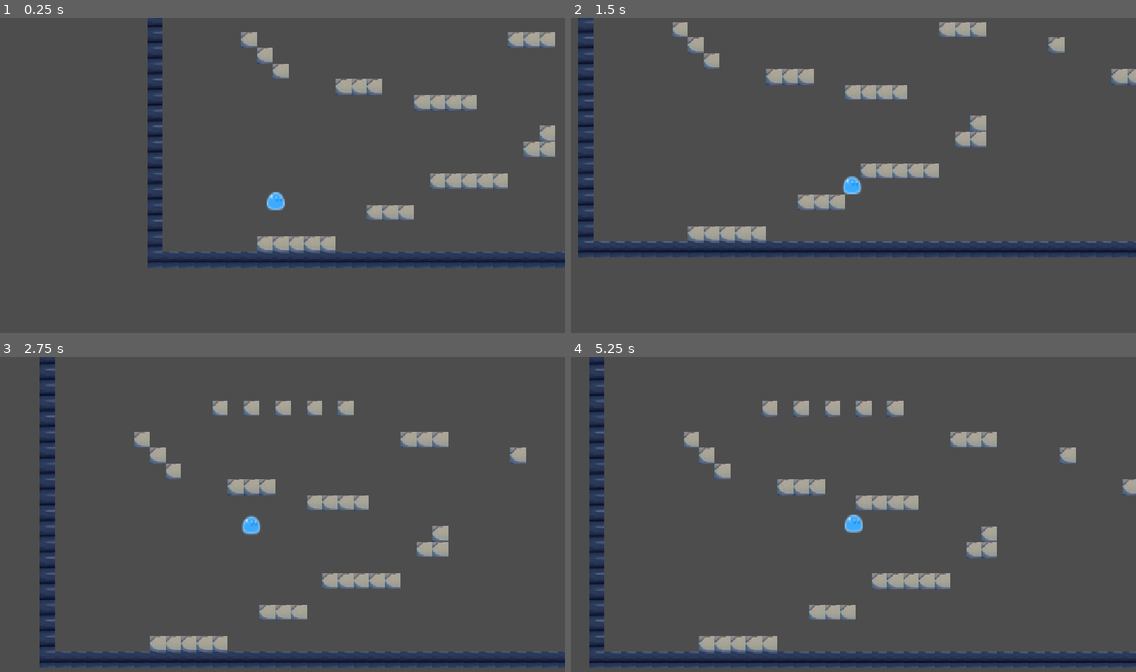
Above: before the commit, frames 1-4 (two rows, left to right).
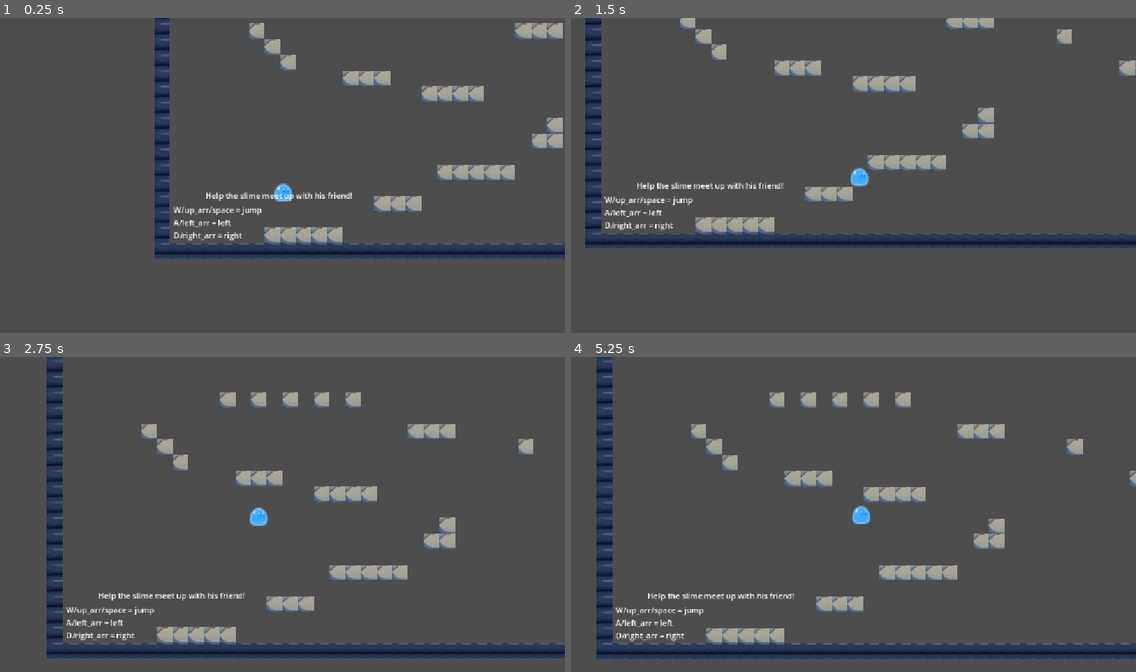
Above: after the commit, the same moments.

Repository: jolly-wright/slime-jump
Game: Godot game, scene res://main.tscn
The game is run twice, just before and just after one commit, with the same random seed, the same clock (stepped at 60 frames per second) and the same inputs.
Inputs (mouse positions are in pixels of both pictures, inside the frame that each line leads up to):
- Up to frame 1 (0.25 s): no input
- Up to frame 2 (1.5 s): tap Enter at 0.5 s; move the mouse to (977, 159) at 0.52 s; hold D (right) from 0.53 s (still down); tap W (jump) at 0.6, 0.77, 1.07 s; click (977, 159) at 0.67 s; move the mouse to (740, 191) at 1.27 s; tap Alt at 1.35 s
- Up to frame 3 (2.75 s): tap W (jump) at 1.52, 1.55, 1.82, 2.3 s; move the mouse to (339, 445) at 2.02 s; release D (right) at 2.03 s; hold A (left) from 2.03 s (still down); tap Shift at 2.1 s
- Up to frame 4 (5.25 s): move the mouse to (825, 580) at 2.77 s; release A (left) at 2.78 s; hold D (right) 2.78-4.28 s; tap W (jump) at 2.85, 3.02, 3.32, 3.77, 3.8, 4.07, 4.52, 4.55, 4.82, 5.1 s; click (825, 580) at 2.92 s; move the mouse to (1023, 564) at 3.52 s; tap Alt at 3.6 s; move the mouse to (684, 467) at 4.27 s; hold A (left) 4.28-5.03 s; tap Shift at 4.35 s; move the mouse to (881, 514) at 5.02 s; hold D (right) from 5.03 s (still down); click (881, 514) at 5.17 s

The runs differ from the first frame. In frame 1, 14% of the frame differs, in the area x 26-100%, y 0-80%; in frame 2, 15%; in frame 3, 17%; in frame 4, 17%, in the area x 3-100%, y 0-99%.

Commit message:
basic game completion

Diff:
--- /dev/null
+++ b/goal.gd
@@ -0,0 +1,33 @@
+
+extends Area2D
+
+var game_finished := false
+
+@onready var victory_screen: Control = \
+	$"../VictoryUI/VictoryScreen"
+
+@onready var replay_button: Button = \
+	$"../VictoryUI/VictoryScreen/CenterContainer/Panel/Content/ReplayButton"
+
+
+func _ready() -> void:
+	victory_screen.hide()
+	victory_screen.process_mode = Node.PROCESS_MODE_ALWAYS
+
+	body_entered.connect(_on_body_entered)
+	replay_button.pressed.connect(_on_replay_pressed)
+
+
+func _on_body_entered(body: Node2D) -> void:
+	if game_finished:
+		return
+
+	if body.name == "Player":
+		game_finished = true
+		victory_screen.show()
+		get_tree().paused = true
+
+
+func _on_replay_pressed() -> void:
+	get_tree().paused = false
+	get_tree().reload_current_scene()
--- a/main.tscn
+++ b/main.tscn
@@ -3,6 +3,7 @@
 [ext_resource type="Script" uid="uid://db6mpctuexonj" path="res://player.gd" id="1_h2yge"]
 [ext_resource type="Texture2D" uid="uid://6mvd4h3xmbuu" path="res://slime.svg" id="2_h2yge"]
 [ext_resource type="Texture2D" uid="uid://bg1csxvbdmcub" path="res://top-view-stone.jpg" id="3_lquwl"]
+[ext_resource type="Script" uid="uid://dnf8u61lepwuv" path="res://goal.gd" id="4_1bvp3"]
 
 [sub_resource type="RectangleShape2D" id="RectangleShape2D_hm4u0"]
 size = Vector2(35.625, 38)
@@ -118,6 +119,9 @@
 physics_layer_0/collision_layer = 1
 sources/0 = SubResource("TileSetAtlasSource_7mycd")
 
+[sub_resource type="RectangleShape2D" id="RectangleShape2D_5wjf5"]
+size = Vector2(127.5, 34)
+
 [node name="Main" type="Node" unique_id=456399379]
 
 [node name="Player" type="CharacterBody2D" parent="." unique_id=884003838]
@@ -133,11 +137,78 @@
 shape = SubResource("RectangleShape2D_hm4u0")
 
 [node name="Camera2D" type="Camera2D" parent="Player" unique_id=822773493]
-position = Vector2(116, 430)
+position = Vector2(101, 447)
 position_smoothing_enabled = true
 position_smoothing_speed = 7.0
 
 [node name="TileMapLayer" type="TileMapLayer" parent="." unique_id=895981220]
 scale = Vector2(2, 2)
-tile_map_data = PackedByteArray("AAACABIAAAABAAEAAAADABIAAAA …(2699 unchanged characters)… AAAAABAAEAAAAiABAAAAABAAEAAAAhAA4AAAABAAEAAAAiAA4AAAABAAEAAAAjAA4AAAABAAEAAAAjAA0AAAAGAAYAAAAjAAwAAAAGAAYAAAAiAAwAAAAGAAYAAAAiAA0AAAAGAAYAAAA=")
+tile_map_data = PackedByteArray("AAACABIAAAABAAEAAAADABIAAAA …(2699 unchanged characters)… AAAAABAAEAAAAiABAAAAABAAEAAAAhAA4AAAABAAIAAAAiAA4AAAABAAIAAAAjAA4AAAABAAIAAAAhAA0AAAABAAIAAAAhAAwAAAABAAIAAAAhAAsAAAABAAIAAAAhAAoAAAABAAIAAAAkAA4AAAABAAIAAAAlAA4AAAABAAIAAAA=")
 tile_set = SubResource("TileSet_03x73")
+
+[node name="Goal" type="Area2D" parent="." unique_id=458537372]
+position = Vector2(1120, 418)
+script = ExtResource("4_1bvp3")
+
+[node name="CollisionShape2D" type="CollisionShape2D" parent="Goal" unique_id=1152691689]
+position = Vector2(32.25, 13)
+shape = SubResource("RectangleShape2D_5wjf5")
+
+[node name="Sprite2D" type="Sprite2D" parent="Goal" unique_id=1891346616]
+position = Vector2(1, 6)
+scale = Vector2(2.563, 3.25)
+texture = ExtResource("2_h2yge")
+
+[node name="VictoryUI" type="CanvasLayer" parent="." unique_id=1803926097]
+
+[node name="VictoryScreen" type="Control" parent="VictoryUI" unique_id=678780542]
+visible = false
+layout_mode = 3
+anchors_preset = 15
+anchor_right = 1.0
+anchor_bottom = 1.0
+grow_horizontal = 2
+grow_vertical = 2
+
+[node name="CenterContainer" type="CenterContainer" parent="VictoryUI/VictoryScreen" unique_id=277267245]
+layout_mode = 1
+anchors_preset = 15
+anchor_right = 1.0
+anchor_bottom = 1.0
+grow_horizontal = 2
+grow_vertical = 2
+
+[node name="Panel" type="PanelContainer" parent="VictoryUI/VictoryScreen/CenterContainer" unique_id=1625072714]
+layout_mode = 2
+
+[node name="Content" type="VBoxContainer" parent="VictoryUI/VictoryScreen/CenterContainer/Panel" unique_id=374529436]
+layout_mode = 2
+theme_override_constants/separation = 20
+
+[node name="Message" type="Label" parent="VictoryUI/VictoryScreen/CenterContainer/Panel/Content" unique_id=214741567]
+layout_mode = 2
+size_flags_vertical = 1
+theme_override_font_sizes/font_size = 24
+text = "The 2 Slimes are together now thanks to you!"
+autowrap_mode = 3
+
+[node name="ReplayButton" type="Button" parent="VictoryUI/VictoryScreen/CenterContainer/Panel/Content" unique_id=2094573463]
+custom_minimum_size = Vector2(160, 48)
+layout_mode = 2
+text = "Replay"
+
+[node name="Instructions" type="Label" parent="." unique_id=6097738]
+offset_left = -56.0
+offset_top = 499.0
+offset_right = 244.0
+offset_bottom = 522.0
+text = "Help the slime meet up with his friend!"
+
+[node name="controls" type="Label" parent="." unique_id=716649026]
+offset_left = -121.0
+offset_top = 528.0
+offset_right = 59.0
+offset_bottom = 603.0
+text = "W/up_arr/space = jump
+A/left_arr = left
+D/right_arr = right"
Not shown, added: goal.gd.uid
